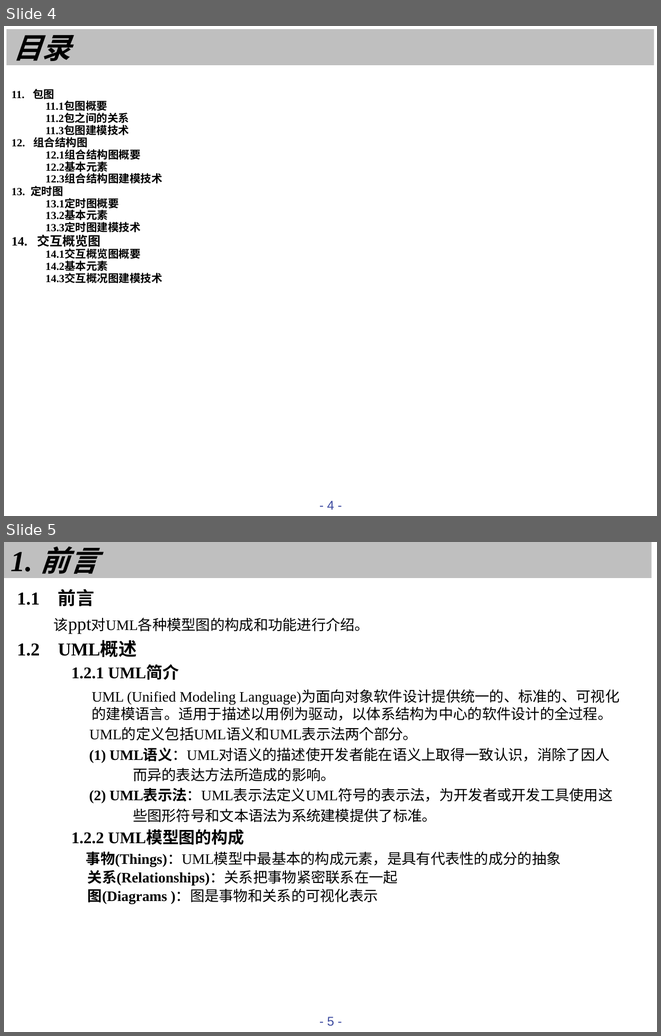
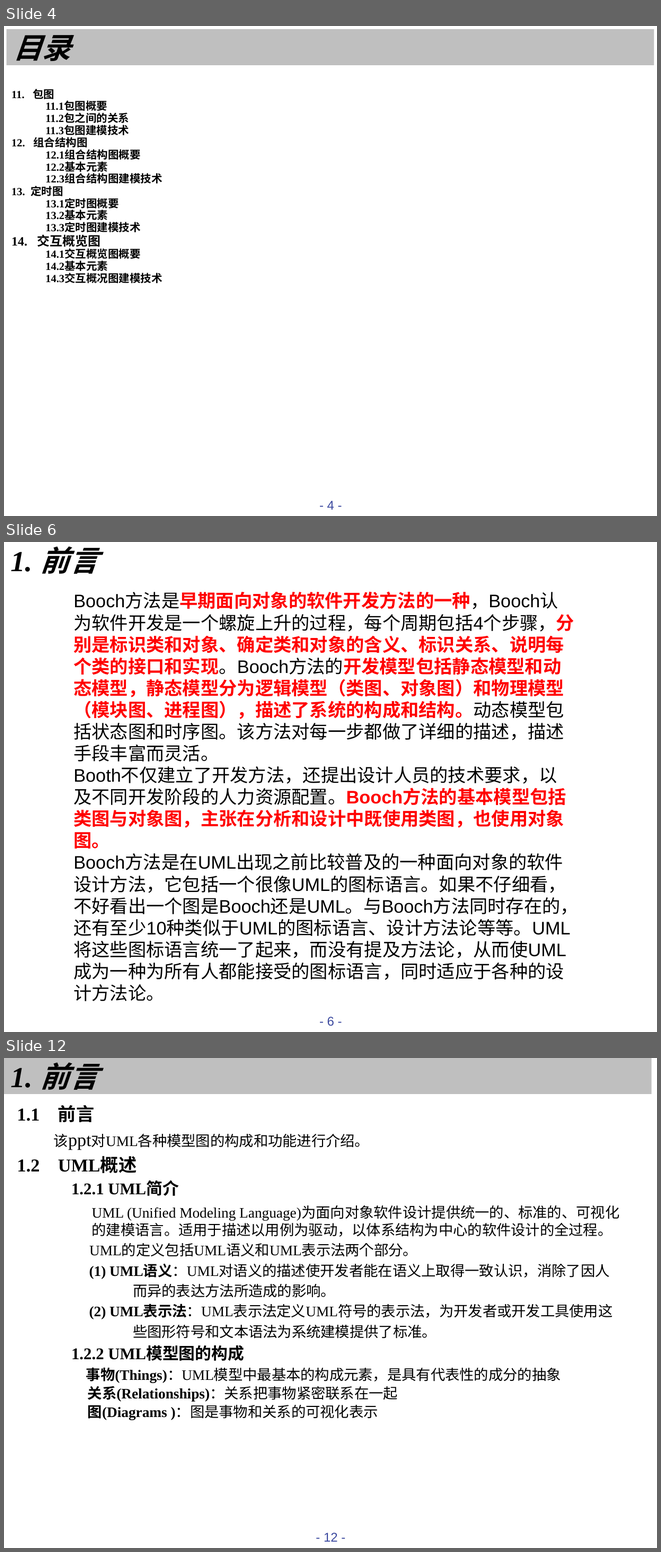
Before and after one commit to tmaczjj/2017work, a slide deck: week4/[prd-03,31501311]uml ppt.pptx. Shown one above the other, each under a label of ours: slides 4 and 5 before the commit, slides 4, 6 and 12 after it; the slides between them are not shown. The pictures are 661x1036 and 661x1552 pixels, drawn with LibreOffice and Linux fonts; fonts in the diff are those of the drawing. Boxes give left, top, right and bottom in pixels: in the first picture for what was removed or moved away, otherwise in the second. Text is boxed around its words. In the diff, an @@ line names an element or a change of style, - is before the commit and + after.

```diff
--- a/week4/[prd-03,31501311]uml ppt.pptx
+++ b/week4/[prd-03,31501311]uml ppt.pptx
@@ slide 6 added at box(4, 542, 657, 1032), background #FFFFFF; not listed: 1 template element that a slide beside it also shows @@
@@ text added at box(10, 546, 99, 574), 32 pt, text #000000, bold, italic @@
+1. 前言
@@ text added at box(73, 593, 579, 980), 20 pt, text #000000 @@
+Booch方法是早期面向对象的软件开发方法的一种，Booch认为软件开发是一个螺旋上升的过程，每个周期包括4个步骤，分别是标识类和对象、确定类和对象的含义、标识关系、说明每个类的接口和实现。Booch方法的开发模型包括静态模型和动态模型，静态模型分为逻辑模型（类图、对象图）和物理模型（模块图、进程图），描述了系统的构成和结构。动态模型包括状态图和时序图。该方法对每一步都做了详细的描述，描述手段丰富而灵活。
+Booth不仅建立了开发方法，还提出设计人员的技术要求，以及不同开发阶段的人力资源配置。Booch方法的基本模型包括类图与对象图，主张在分析和设计中既使用类图，也使用对象图。
+Booch方法是在UML出现之前比较普及的一种面向对象的软件设计方法，它包括一个很像UML的图标语言。如果不仔细看，不好看出一个图是Booch还是UML。与Booch方法同时存在的，还有至少10种类似于UML的图标语言、设计方法论等等。UML将这些图标语言统一了起来，而没有提及方法论，从而使UML成为一种为所有人都能接受的图标语言，同时适应于各种的设计方法论。
@@ what was slide 5 is now slide 12 @@
@@ page number at box(324, 1532, 338, 1541): text changed @@
-- 5 -
+- 12 -
```
Also in this commit, not shown: 1 slide changed, 7 other slides added.
